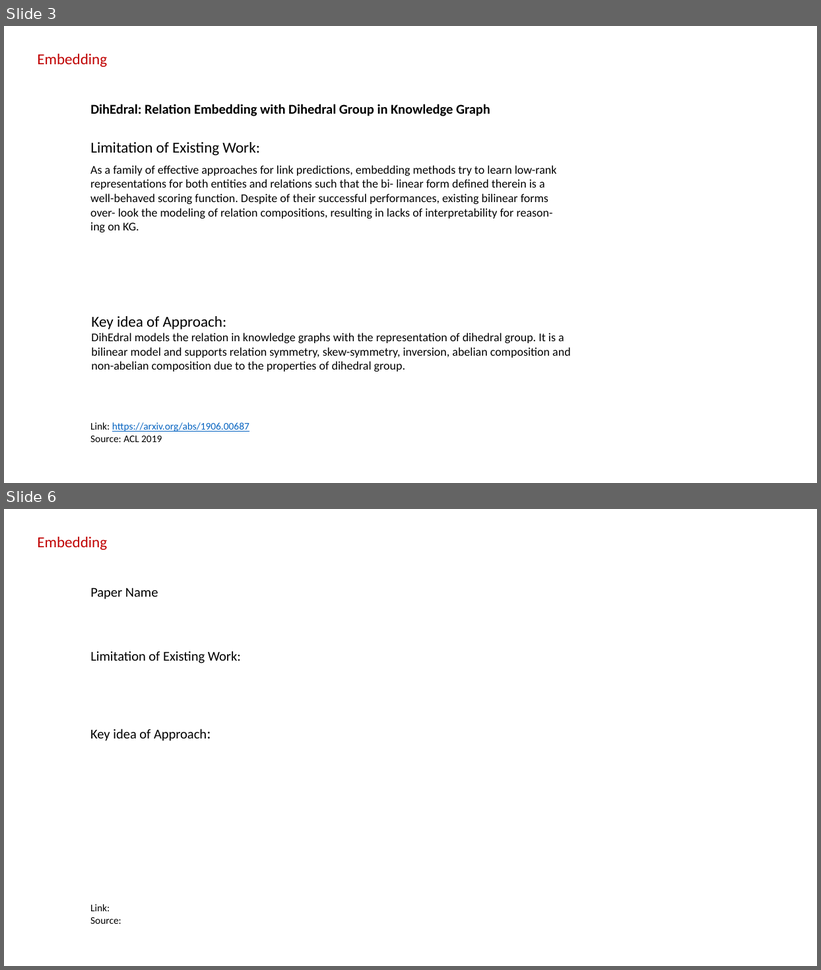
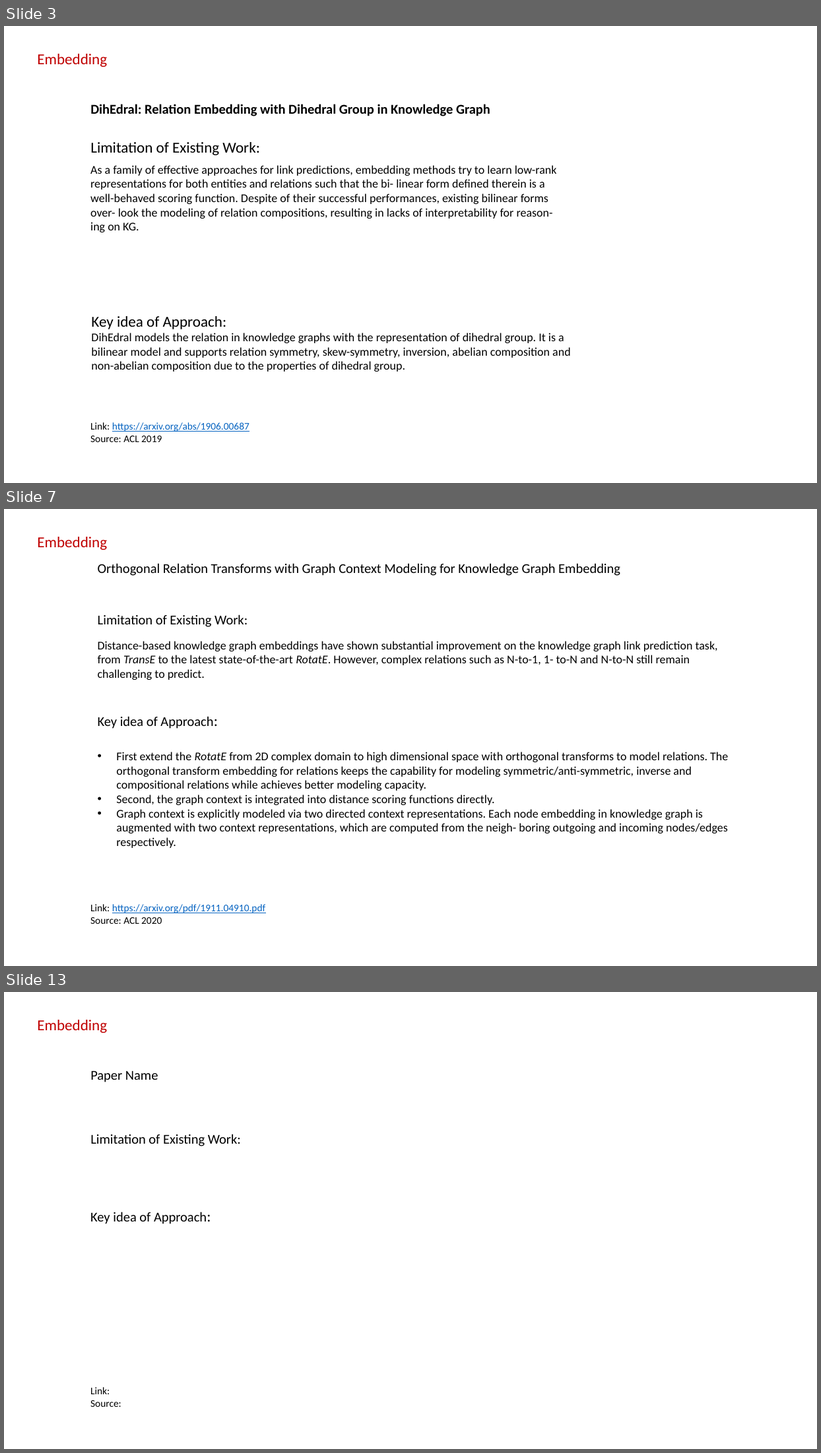
Before and after one commit to sylviawangfr/KGpaper, a slide deck: slides.pptx. Shown one above the other, each under a label of ours: slides 3 and 6 before the commit, slides 3, 7 and 13 after it; the slides between them are not shown. The pictures are 821x970 and 821x1453 pixels, drawn with LibreOffice and Linux fonts; fonts in the diff are those of the drawing. Boxes give left, top, right and bottom in pixels: in the first picture for what was removed or moved away, otherwise in the second. Text is boxed around its words. In the diff, an @@ line names an element or a change of style, - is before the commit and + after.

```diff
--- a/slides.pptx
+++ b/slides.pptx
@@ slide 7 added at (4,509,817,966), background #FFFFFF @@
@@ text added at (37,537,107,550), 18 pt, text #C00000 @@
+Embedding
@@ title added at (98,563,620,576), 16 pt, text #000000 @@
+Orthogonal Relation Transforms with Graph Context Modeling for Knowledge Graph Embedding
@@ subtitle added at (98,615,248,627), 16 pt, text #000000 @@
+Limitation of Existing Work:
@@ text added at (98,641,718,680), 14 pt, text #000000 @@
+Distance-based knowledge graph embeddings have shown substantial improvement on the knowledge graph link prediction task, from TransE to the latest state-of-the-art RotatE. However, complex relations such as N-to-1, 1- to-N and N-to-N still remain challenging to predict.
@@ text added at (98,716,213,729), 16 pt, text #000000 @@
+Key idea of Approach:
@@ text added at (116,752,728,848), 14 pt, text #000000 @@
+• First extend the RotatE from 2D complex domain to high dimensional space with orthogonal transforms to model relations. The orthogonal transform embedding for relations keeps the capability for modeling symmetric/anti-symmetric, inverse and compositional relations while achieves better modeling capacity.
+• Second, the graph context is integrated into distance scoring functions directly.
+• Graph context is explicitly modeled via two directed context representations. Each node embedding in knowledge graph is augmented with two context representations, which are computed from the neigh- boring outgoing and incoming nodes/edges respectively.
@@ text added at (90,904,265,924), 12 pt, text #0563C1, underline @@
+Link: https://arxiv.org/pdf/1911.04910.pdf
+Source: ACL 2020
@@ what was slide 6 is now slide 13 @@
```
Also in this commit, not shown: 5 slides changed, 7 other slides added, 1 other file.
